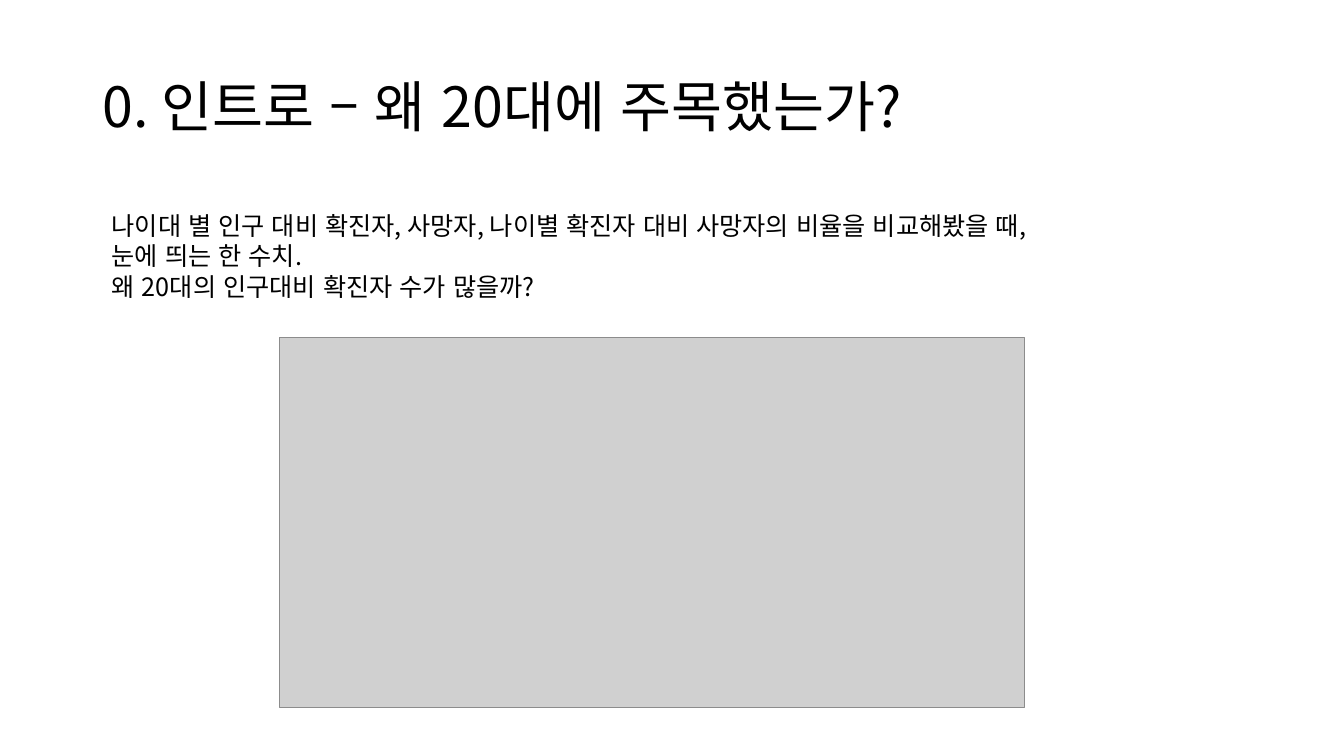
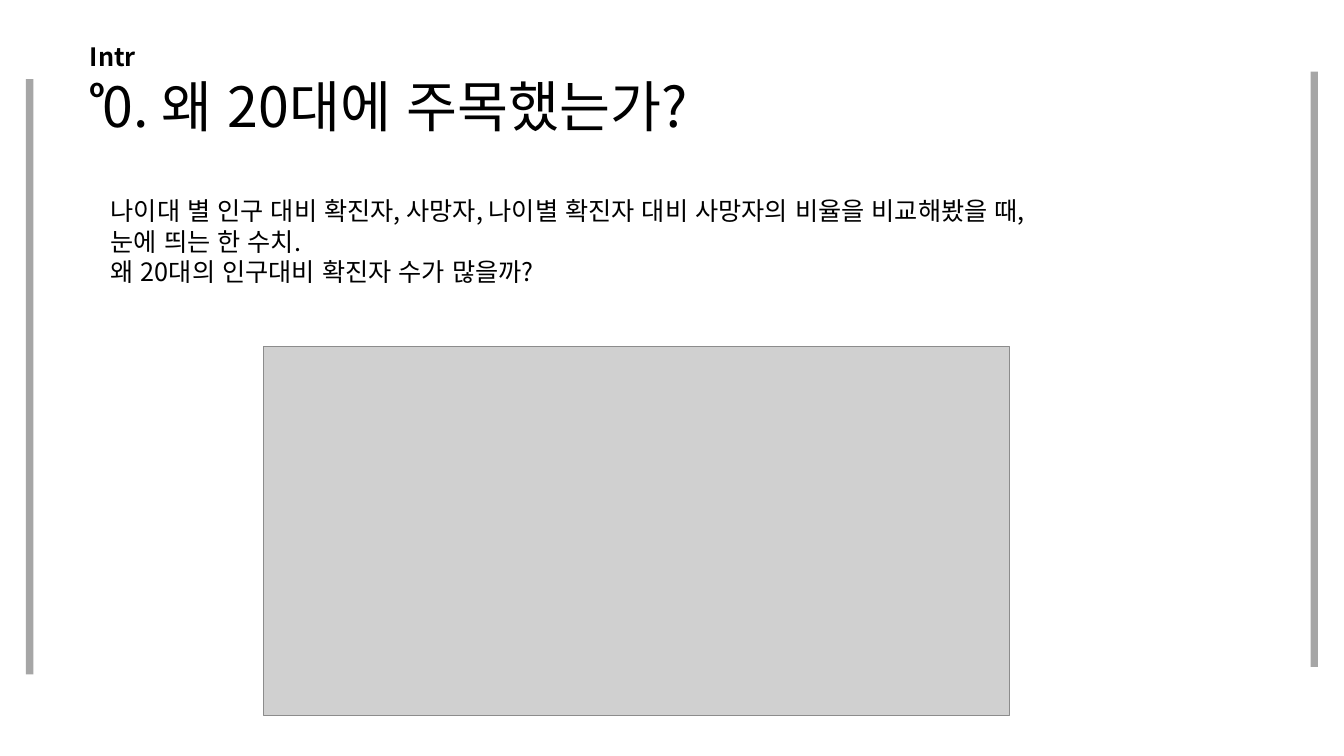
Before and after one commit to JooEHyeon/CORONA19_data_analysis, a slide deck: slide 3 of 최종합본.pptx (slide 2 before the commit). Drawn at 1344x756 pixels with LibreOffice and Linux fonts; fonts in the diff are those of the drawing; grey boxes stand for pictures. Boxes give left, top, right and bottom in pixels: in the first picture for what was removed or moved away, otherwise in the second. Text is boxed around its words. In the diff, an @@ line names an element or a change of style, - is before the commit and + after.

```diff
--- a/최종합본.pptx
+++ b/최종합본.pptx
@@ text added at box(80, 36, 159, 78), 18 pt, text #000000, bold @@
+Intro
@@ rectangle added at box(26, 79, 33, 675), fill #A6A6A6 @@
@@ title at box(102, 81, 688, 132): text changed @@
-0. 인트로 – 왜 20대에 주목했는가?
+0. 왜 20대에 주목했는가?
@@ rectangle added at box(1311, 72, 1318, 667), fill #A6A6A6 @@
@@ text "나이대 별 인구 대비 확진자, ...": place and size @@
-text "나이대 별 인구 대비 확진자, ..." at box(112, 214, 1026, 298)
+text "나이대 별 인구 대비 확진자, ..." at box(111, 199, 1025, 283)
@@ picture: place and size @@
-picture at box(279, 338, 1025, 708)
+picture at box(264, 346, 1010, 716)
```
Also in this commit, not shown: 24 other slides changed, 1 slide added, 2 slides removed.
